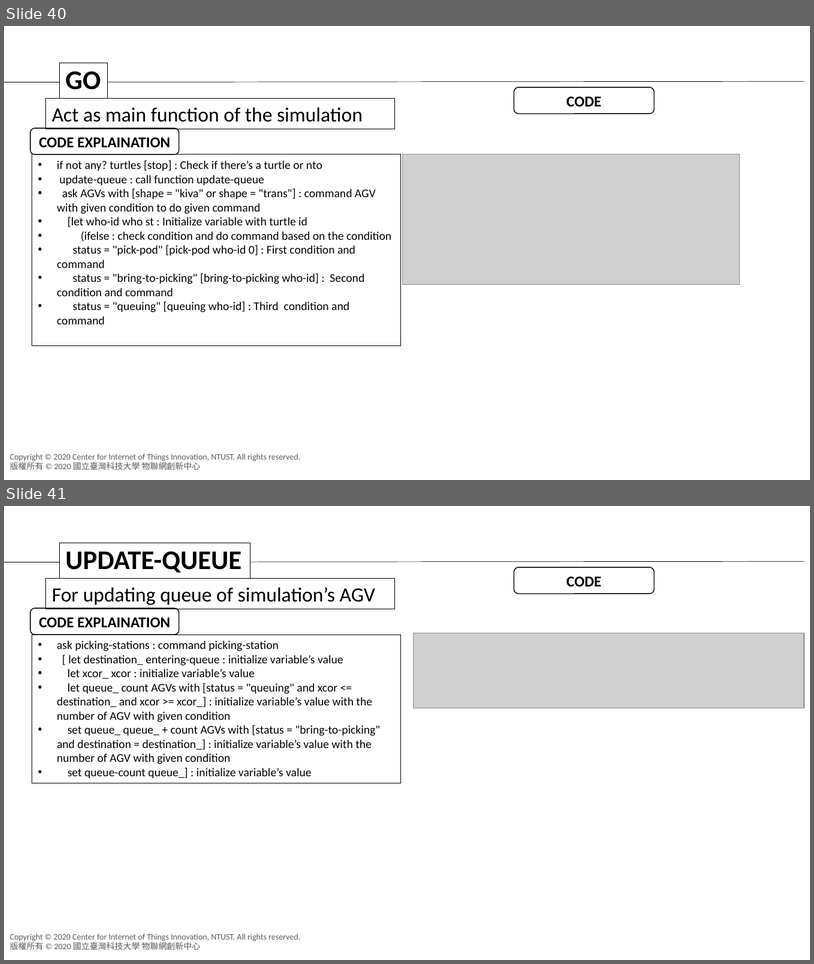
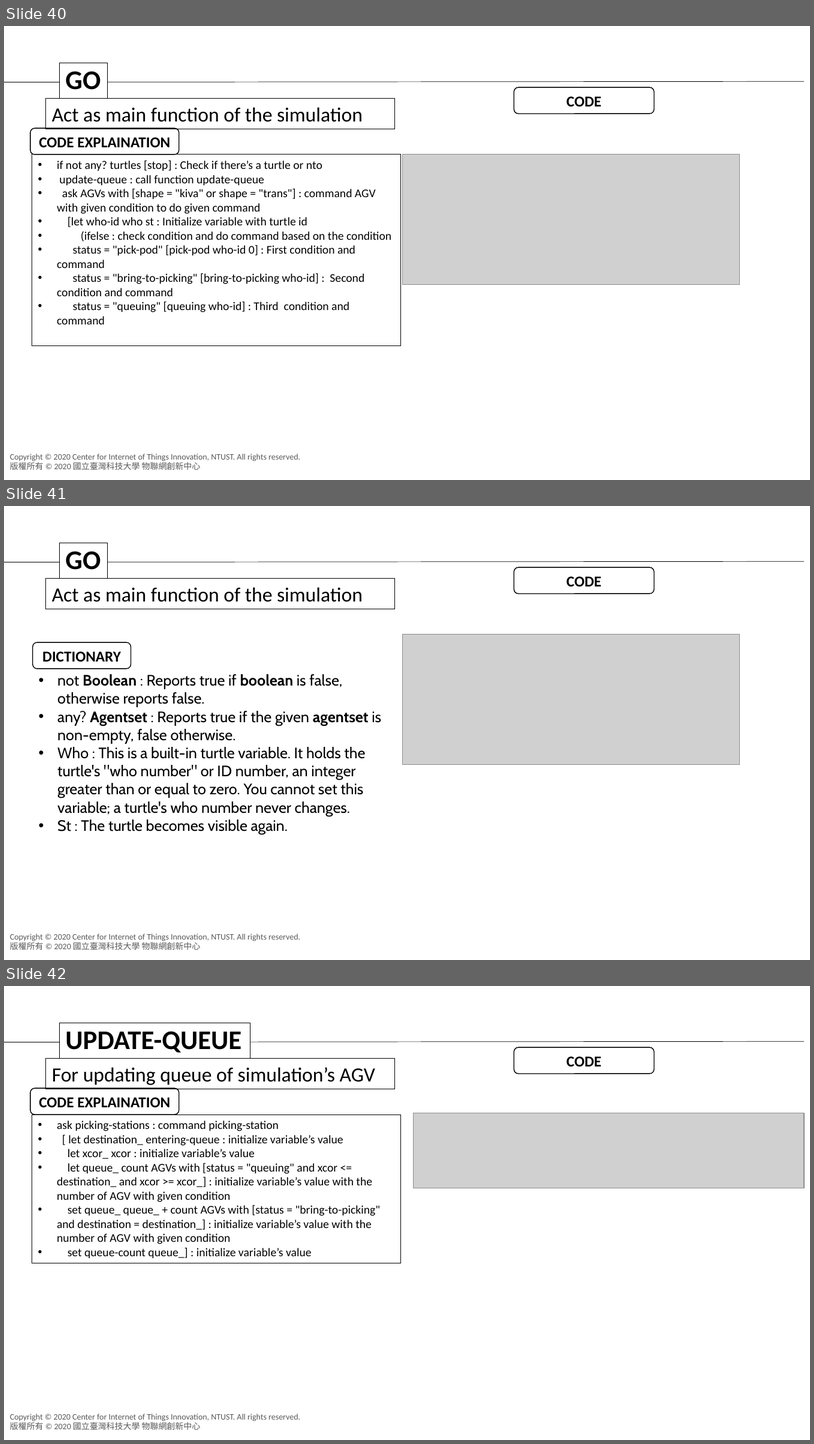
Before and after one commit to agnesyosephine/kiva, a slide deck: Tutorial/Code Learning-Ryanda.pptx. Shown one above the other, each under a label of ours: slides 40 and 41 before the commit, slides 40, 41 and 42 after it. The pictures are 814x964 and 814x1444 pixels, drawn with LibreOffice and Linux fonts; fonts in the diff are those of the drawing; grey boxes stand for pictures; background and template pictures are left out. Boxes give left, top, right and bottom in pixels: in the first picture for what was removed or moved away, otherwise in the second. Text is boxed around its words. In the diff, an @@ line names an element or a change of style, - is before the commit and + after.

```diff
--- a/Tutorial/Code Learning-Ryanda.pptx
+++ b/Tutorial/Code Learning-Ryanda.pptx
@@ slide 41 added at [4,506,810,960], background #FFFFFF; not listed: 2 template elements that a slide beside it also shows @@
@@ rectangle added at [60,543,107,579], fill #FFFFFF, outline #000000 0.75 pt, 32 pt, text #000000, bold @@
+GO
@@ line added from (4, 562) to (804, 562), #000000 0.5 pt @@
@@ rounded rectangle added at [515,567,655,594], fill #FFFFFF, outline #000000 1 pt, 18 pt, text #000000, bold @@
+CODE
@@ rectangle added at [46,579,395,609], outline #000000 0.75 pt, 24 pt, text #000000 @@
+Act as main function of the simulation
@@ rounded rectangle added at [32,642,131,669], fill #FFFFFF, outline #000000 1 pt, 18 pt, text #000000, bold @@
+DICTIONARY
@@ picture added at [402,634,740,765] @@
@@ text added at [57,674,381,834], 18 pt, text #000000 @@
+• not Boolean : Reports true if boolean is false, otherwise reports false.
+• any? Agentset : Reports true if the given agentset is non-empty, false otherwise.
+• Who : This is a built-in turtle variable. It holds the turtle's "who number" or ID number, an integer greater than or equal to zero. You cannot set this variable; a turtle's who number never changes.
+• St : The turtle becomes visible again.
@@ what was slide 41 is now slide 42 @@
```
Also in this commit, not shown: 1 slide changed, 3 other slides added.
